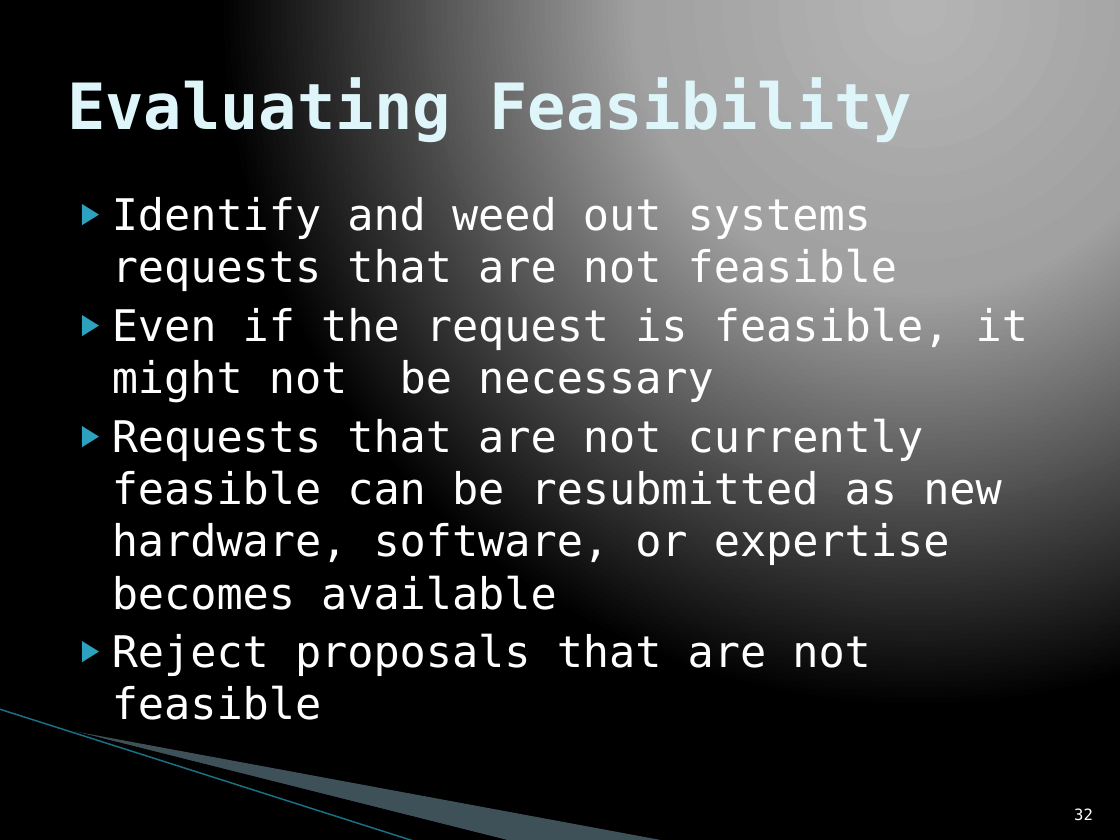
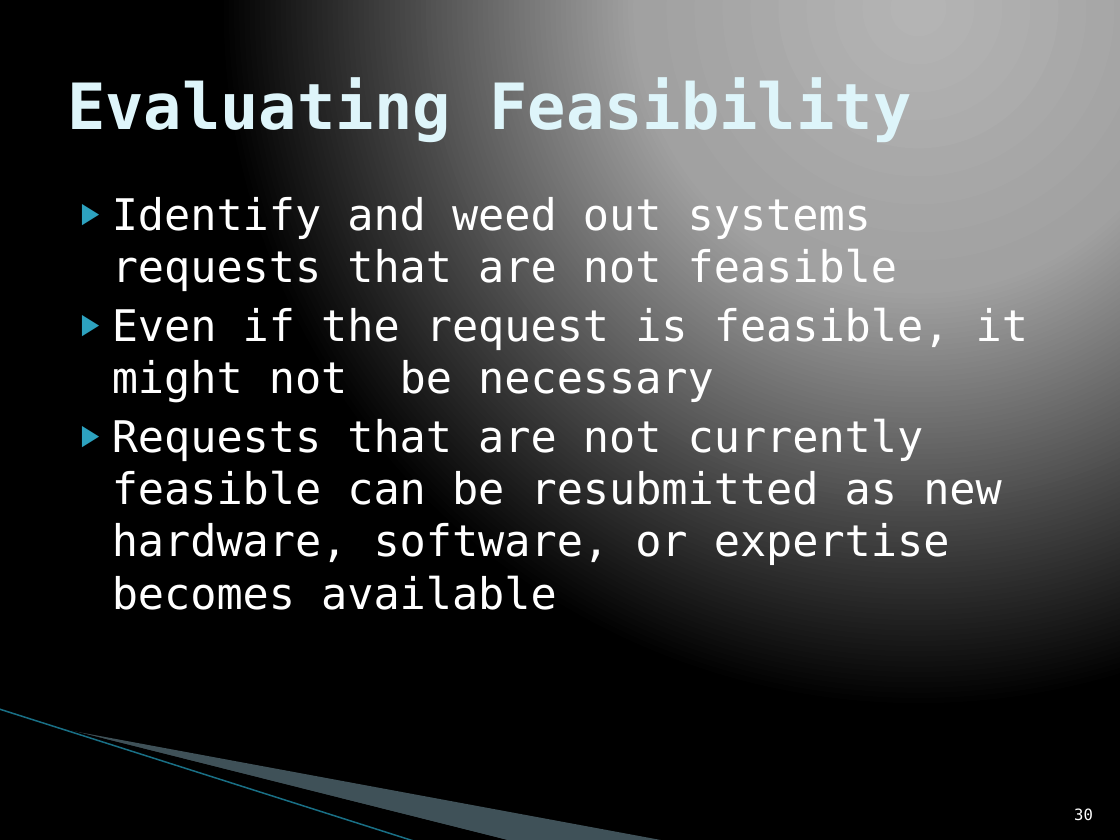
Before and after one commit to HarrisonSuffka/ITSE-1450, a slide deck: slide 30 of Power Points/Chapter 2.pptx (slide 32 before the commit). Drawn at 1120x840 pixels with LibreOffice and Linux fonts; fonts in the diff are those of the drawing; background and template pictures are left out. Boxes give left, top, right and bottom in pixels: in the first picture for what was removed or moved away, otherwise in the second. Text is boxed around its words. In the diff, an @@ line names an element or a change of style, - is before the commit and + after.

```diff
--- a/Power Points/Chapter 2.pptx
+++ b/Power Points/Chapter 2.pptx
@@ text at [112,633,871,720]: paragraph removed @@
-▶ Reject proposals that are not feasible
@@ page number at [1074,808,1093,821]: text changed @@
-32
+30
```
Also in this commit, not shown: 2 other slides changed, 9 slides removed, 7 other files.
